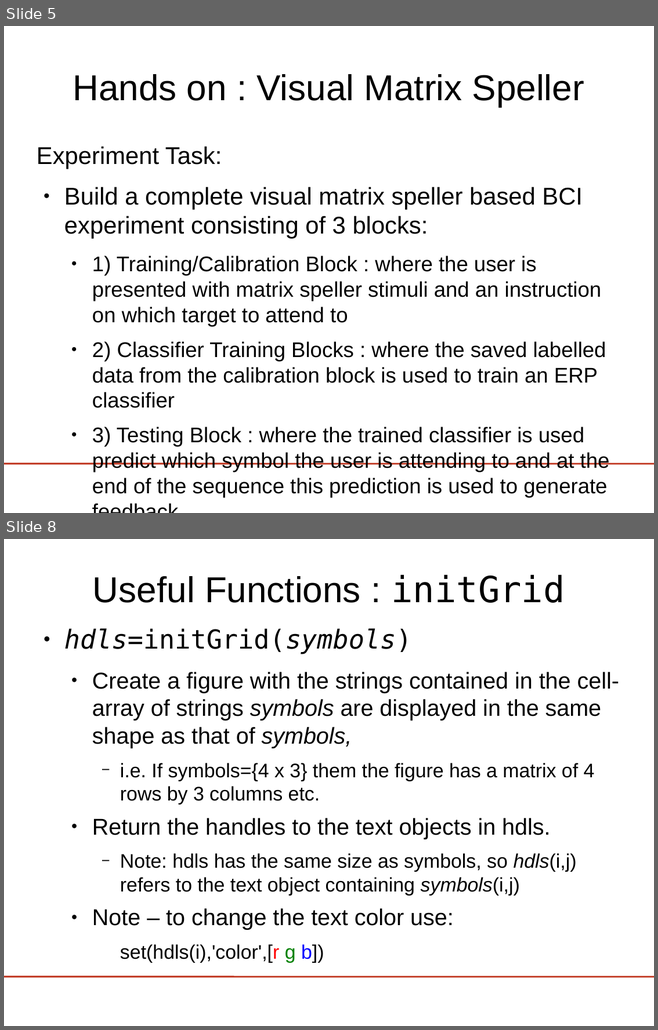
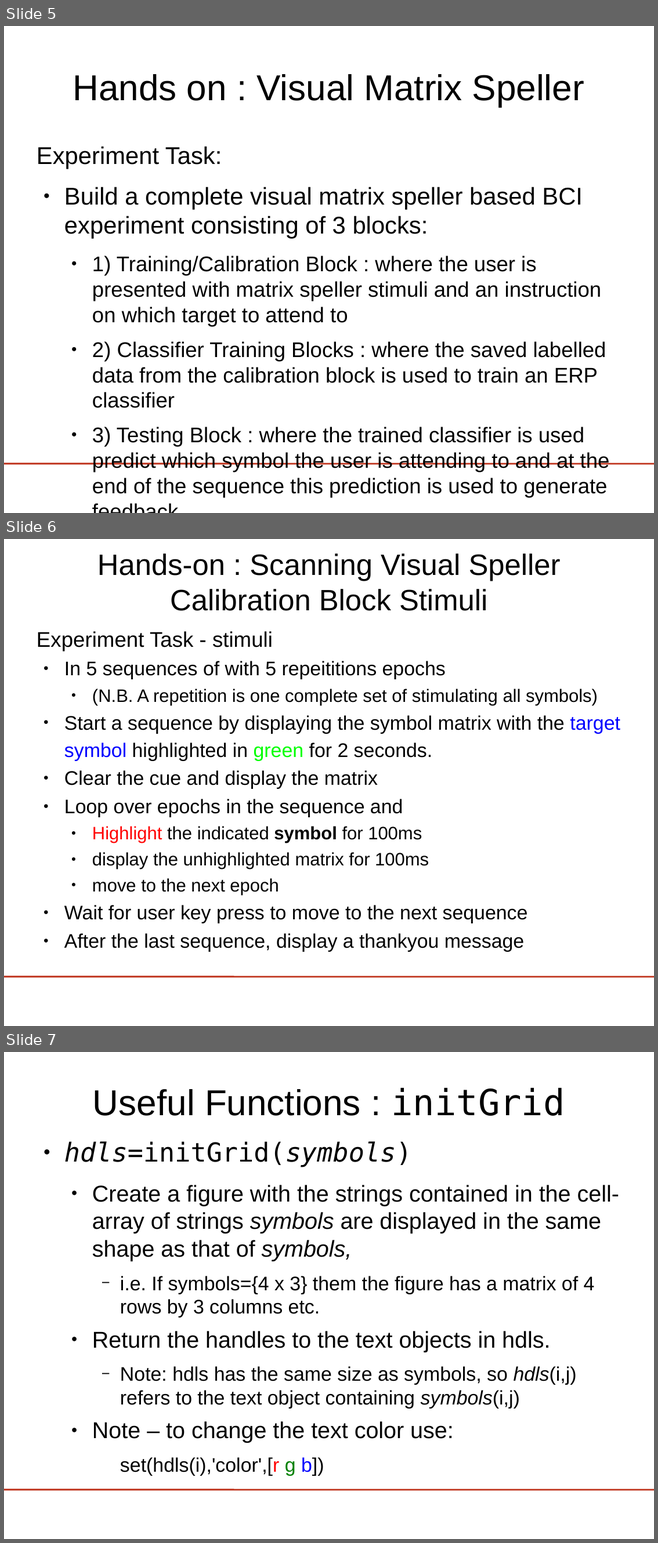
Before and after one commit to jadref/buffer_bci, a slide deck: tutorial/lect5-visspell/visualSpeller.odp. Shown one above the other, each under a label of ours: slides 5 and 8 before the commit, slides 5, 6 and 7 after it; the slides between them are not shown. The pictures are 658x1030 and 658x1543 pixels, drawn with LibreOffice and Linux fonts; fonts in the diff are those of the drawing; background and template pictures are left out. Boxes give left, top, right and bottom in pixels: in the first picture for what was removed or moved away, otherwise in the second. Text is boxed around its words. In the diff, an @@ line names an element or a change of style, - is before the commit and + after.

```diff
--- a/tutorial/lect5-visspell/visualSpeller.odp
+++ b/tutorial/lect5-visspell/visualSpeller.odp
@@ slide 6 added at <box>4,539,654,1026</box>, background #FFFFFF; not listed: 1 template element that a slide beside it also shows @@
@@ title added at <box>97,553,560,611</box>, 36 pt, text #000000 @@
+Hands-on : Scanning Visual Speller Calibration Block Stimuli
@@ text added at <box>36,631,620,952</box>, 24 pt, text #000000 @@
+Experiment Task - stimuli
+● In 5 sequences of with 5 repeititions epochs
+  ● (N.B. A repetition is one complete set of stimulating all symbols)
+● Start a sequence by displaying the symbol matrix with the target symbol highlighted in green for 2 seconds.
+● Clear the cue and display the matrix
+● Loop over epochs in the sequence and
+  ● Highlight the indicated symbol for 100ms
+  ● display the unhighlighted matrix for 100ms
+  ● move to the next epoch
+● Wait for user key press to move to the next sequence
+● After the last sequence, display a thankyou message
@@ what was slide 8 is now slide 7 @@
```
Also in this commit, not shown: 4 slides changed, 17 other slides added.
